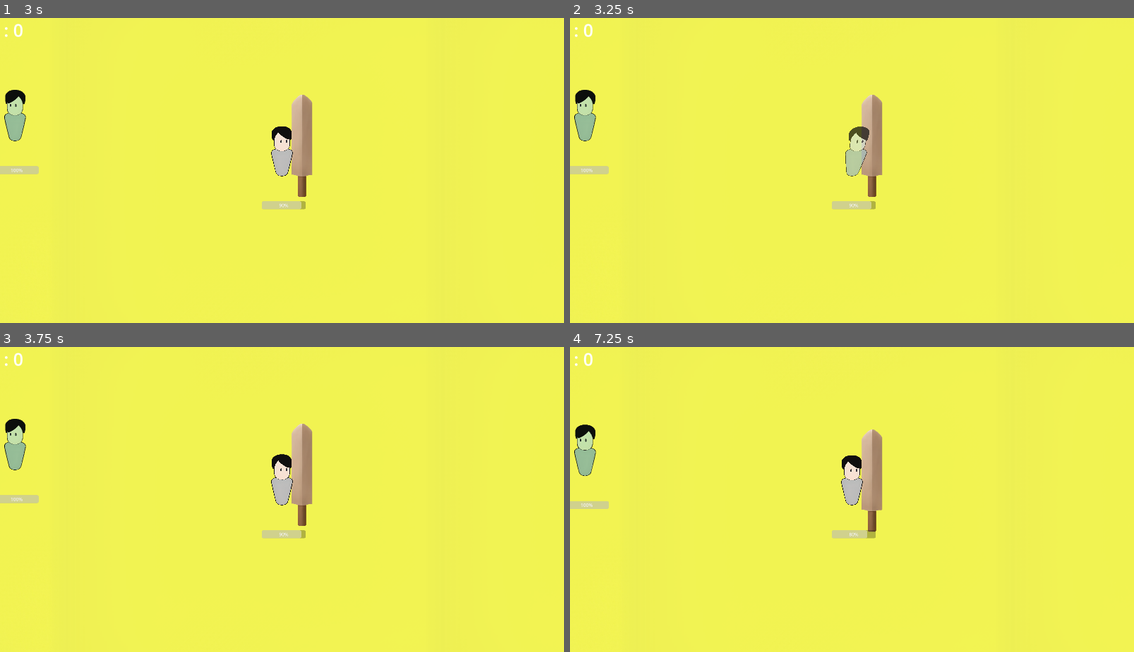
Above: before the commit, frames 1-4 (two rows, left to right).
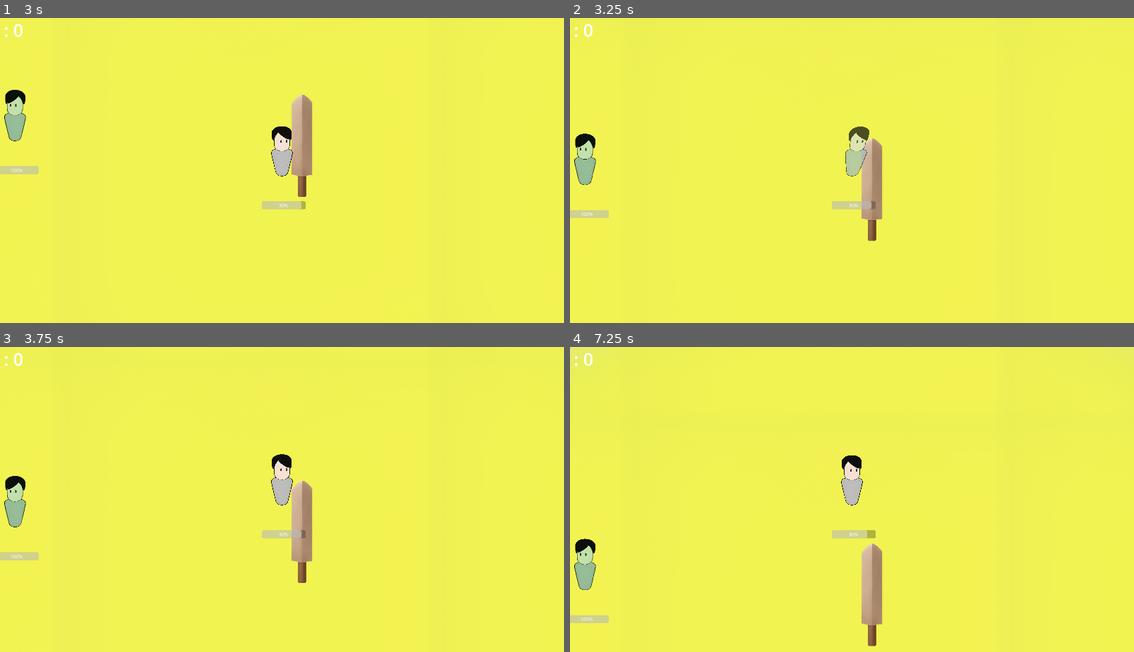
Above: after the commit, the same moments.

Repository: CAHTA123/Light-in-the-Dark
Game: Godot game, scene res://scenes/Game/game.tscn
The game is run twice, just before and just after one commit, with the same random seed, the same clock (stepped at 60 frames per second) and the same inputs.
Inputs (mouse positions are in pixels of both pictures, inside the frame that each line leads up to):
- Up to frame 1 (3 s): tap Enter at 0.5, 2 s; move the mouse to (406, 161) at 0.52 s; tap A (A) at 0.6 s; tap D (D) at 0.8, 1.35 s; tap Space at 1.25, 2.75 s; move the mouse to (169, 191) at 1.27 s; tap S (S) at 1.55, 2.1 s; move the mouse to (338, 106) at 2.02 s; tap W (W) at 2.3, 2.85 s; move the mouse to (253, 240) at 2.77 s
- Up to frame 2 (3.25 s): tap Shift (dash) at 3.05 s
- Up to frame 3 (3.75 s): move the mouse to (451, 551) at 3.52 s; tap Shift (dash) at 3.6 s
- Up to frame 4 (7.25 s): tap A (A) at 3.8, 4.35 s; tap Enter at 4.25 s; move the mouse to (682, 456) at 4.27 s; tap D (D) at 4.55, 5.1 s; tap Space at 5 s; move the mouse to (880, 505) at 5.02 s; tap S (S) at 5.3, 5.85 s; move the mouse to (767, 426) at 5.77 s; tap W (W) at 6.05, 6.6 s; move the mouse to (976, 490) at 6.52 s; tap Shift (dash) at 6.8 s

Frame 1 is identical in both runs. In frame 2, 2.4% of the frame differs, in the area x 0-56%, y 23-74%; in frame 3, 2.9%; in frame 4, 3.5%, in the area x 0-56%, y 0-99%.

Commit message:
/

Diff:
--- a/scenes/Game/game.tscn
+++ b/scenes/Game/game.tscn
@@ -6,6 +6,7 @@
 [ext_resource type="PackedScene" uid="uid://cdtvya2u1xsii" path="res://scenes/Enemy/enemy.tscn" id="4_m7kfr"]
 [ext_resource type="Script" path="res://scenes/weapon/weapon.gd" id="6_306d2"]
 [ext_resource type="Texture2D" uid="uid://bm7c5rnkpukrc" path="res://sprites/weapon/sword/S1.png" id="7_6wc83"]
+[ext_resource type="AudioStream" uid="uid://b0rcfvt41c045" path="res://sounds/game/game.mp3" id="7_i1pqy"]
 
 [sub_resource type="CapsuleShape2D" id="CapsuleShape2D_qcmir"]
 radius = 40.0
@@ -63,4 +64,9 @@
 text = ":"
 script = SubResource("GDScript_ptu1r")
 
+[node name="AudioStreamPlayer" type="AudioStreamPlayer" parent="."]
+stream = ExtResource("7_i1pqy")
+volume_db = -10.38
+autoplay = true
+
 [connection signal="body_entered" from="Weapon/shape" to="Weapon" method="_on_shape_body_entered"]
--- a/scenes/Player/Move.gd
+++ b/scenes/Player/Move.gd
@@ -16,6 +16,7 @@
 
 func move():
 	body.velocity = Vector2(Input.get_axis("A", "D"), Input.get_axis("W", "S")).normalized() * body.s
+	body.last_move = body.velocity
 	if body.velocity.x > 0:
 		SkinPlayer.scale.x = -1
 	elif body.velocity.x < 0:
--- a/scenes/Player/State.gd
+++ b/scenes/Player/State.gd
@@ -1,22 +1,47 @@
 extends Node2D
 
 @onready var body = $"../../Body"
-
+@onready var audio = $"../../Body/Audio"
 func _ready():
 	body.current_state = body.States.IDLE
 
 func _process(delta):
 	match (body.current_state):
 		body.States.IDLE:
+			audio.stream = null
 			body.velocity = Vector2(0,0)
 			body.isBlocking = false
 		body.States.MOVE:
-			pass
+			var a = load("res://sounds/player/walk.mp3")
+			if audio.stream != a:
+				audio.pitch_scale = 0.7
+				audio.stream = a
+				audio.play()
 		body.States.DASH:
-			body.velocity *= 1.15
+			var a = load("res://sounds/player/dash.mp3")
+			if audio.stream != a:
+				audio.pitch_scale = 2.0
+				audio.stream = a
+				audio.play()
+			body.velocity = body.last_move * 3
 		body.States.ATTACK:
-			pass
+			var a = load("res://sounds/Sword/swing  (2).mp3")
+			if audio.stream != a:
+				audio.pitch_scale = 1
+				audio.stream = a
+				audio.play()
 		body.States.BLOCK:
 			body.isBlocking = true
 		body.States.TAKEDAMAGE:
-			body.isBlocking = true
+			if body.isBlocking == true:
+				var a = load("res://sounds/take_damage/dam-1.mp3")
+				if audio.stream != a:
+					audio.pitch_scale = 1
+					audio.stream = a
+					audio.play()
+			else:
+				var a = load("res://sounds/take_damage/dam-2.mp3")
+				if audio.stream != a:
+					audio.pitch_scale = 1
+					audio.stream = a
+					audio.play()
--- a/scenes/Player/dash.gd
+++ b/scenes/Player/dash.gd
@@ -2,6 +2,7 @@
 
 @onready var anim = $"../../Animations/Animation"
 @onready var body = $"../../Body"
+
 var can = true
 
 func _process(delta):
--- a/scenes/Player/player.gd
+++ b/scenes/Player/player.gd
@@ -1,3 +1,4 @@
 extends "res://scenes/body/body.gd"
 
 var s = 0
+var last_move
--- a/scenes/Player/player.tscn
+++ b/scenes/Player/player.tscn
@@ -7,8 +7,11 @@
 [ext_resource type="Texture2D" uid="uid://crin3cuagksw0" path="res://sprites/weapon/shield/SH1.png" id="4_p0jpk"]
 [ext_resource type="Texture2D" uid="uid://c2xpalg04sx3e" path="res://sprites/weapon/axe/A1.png" id="5_6o2dv"]
 [ext_resource type="Script" path="res://scenes/Player/dash.gd" id="6_6ri0j"]
+[ext_resource type="Script" path="res://scenes/body/take_damage.gd" id="6_xs5kv"]
 [ext_resource type="Script" path="res://scenes/Player/shoot.gd" id="7_7v0gg"]
+[ext_resource type="Script" path="res://scenes/body/destroy.gd" id="7_sophc"]
 [ext_resource type="Script" path="res://scenes/Player/State.gd" id="7_ys55f"]
+[ext_resource type="Script" path="res://scenes/body/take_push.gd" id="8_fmm58"]
 [ext_resource type="Script" path="res://scenes/Player/AnimPlayer.gd" id="8_l8gcv"]
 
 [sub_resource type="CapsuleShape2D" id="CapsuleShape2D_70mdh"]
@@ -300,6 +303,21 @@
 
 [node name="Camera2D" type="Camera2D" parent="Body/Camera" index="0"]
 
+[node name="Listener" type="AudioListener2D" parent="Body/Camera" index="1"]
+current = true
+
+[node name="Audio" parent="Body" index="4"]
+pitch_scale = 0.7
+
+[node name="take_damage" type="Node2D" parent="Skills" index="0"]
+script = ExtResource("6_xs5kv")
+
+[node name="destroy" type="Node2D" parent="Skills" index="1"]
+script = ExtResource("7_sophc")
+
+[node name="take_push" type="Node2D" parent="Skills" index="2"]
+script = ExtResource("8_fmm58")
+
 [node name="dash" type="Node2D" parent="Skills" index="3"]
 script = ExtResource("6_6ri0j")
 
--- a/scenes/body/body.tscn
+++ b/scenes/body/body.tscn
@@ -1,10 +1,7 @@
-[gd_scene load_steps=8 format=3 uid="uid://cip765xbasefc"]
+[gd_scene load_steps=5 format=3 uid="uid://cip765xbasefc"]
 
 [ext_resource type="Texture2D" uid="uid://bm7c5rnkpukrc" path="res://sprites/weapon/sword/S1.png" id="1_jnvjv"]
-[ext_resource type="Script" path="res://scenes/body/take_damage.gd" id="1_sdm8l"]
 [ext_resource type="Script" path="res://scenes/weapon/weapon.gd" id="1_swr57"]
-[ext_resource type="Script" path="res://scenes/body/destroy.gd" id="2_lxpvs"]
-[ext_resource type="Script" path="res://scenes/body/take_push.gd" id="3_unp11"]
 [ext_resource type="PackedScene" uid="uid://c8ny0iaddulwa" path="res://scenes/hp_bar/hp_bar.tscn" id="4_wsmua"]
 
 [sub_resource type="CapsuleShape2D" id="CapsuleShape2D_ooqpy"]
@@ -46,16 +43,9 @@
 offset_right = -69.0
 offset_bottom = 86.0
 
+[node name="Audio" type="AudioStreamPlayer2D" parent="Body"]
+
 [node name="Skills" type="Node2D" parent="."]
-
-[node name="take_damage" type="Node2D" parent="Skills"]
-script = ExtResource("1_sdm8l")
-
-[node name="destroy" type="Node2D" parent="Skills"]
-script = ExtResource("2_lxpvs")
-
-[node name="take_push" type="Node2D" parent="Skills"]
-script = ExtResource("3_unp11")
 
 [node name="Animations" type="Node2D" parent="."]
 
Not shown: 1 places in scenes/Game/game.tscn that only renumber resources
Not shown: 1 places in scenes/Player/player.tscn that only renumber resources
Not shown, changed: sounds/game/game.mp3.import
Not shown, changed: sounds/player/dash.mp3.import
Not shown, changed: sounds/player/walk.mp3.import
Binary file removed: sprites/weapon/coin1/coin.webp
Not shown, removed: sprites/weapon/сталь-руда/ore_display.png.import
Renamed: sprites/weapon/камень/i.png -> sprites/камень/i.png
Not shown, changed: sprites/камень/i.png.import
Renamed: sprites/weapon/сталь-руда/bbf049256b5fd3ed66aa01842ffb5574dffc241b.png -> sprites/сталь-руда/bbf049256b5fd3ed66aa01842ffb5574dffc241b.png
Not shown, changed: sprites/сталь-руда/bbf049256b5fd3ed66aa01842ffb5574dffc241b.png.import
Not shown, changed: sprites/сталь-руда/ore_display.png.import
(and 1 more such lines)
